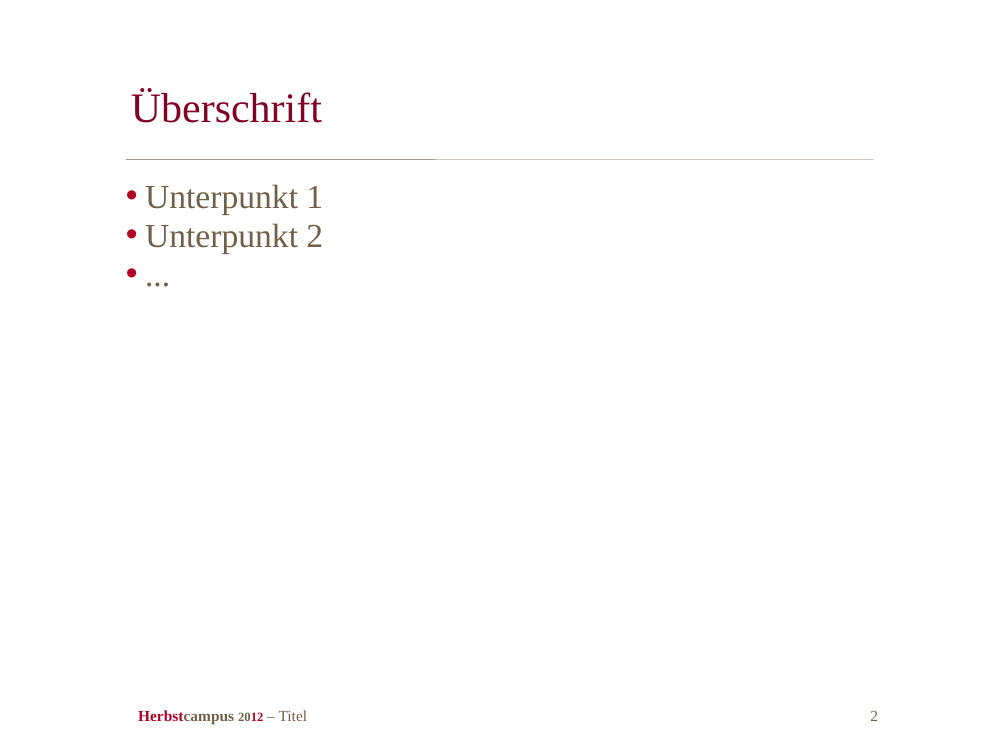
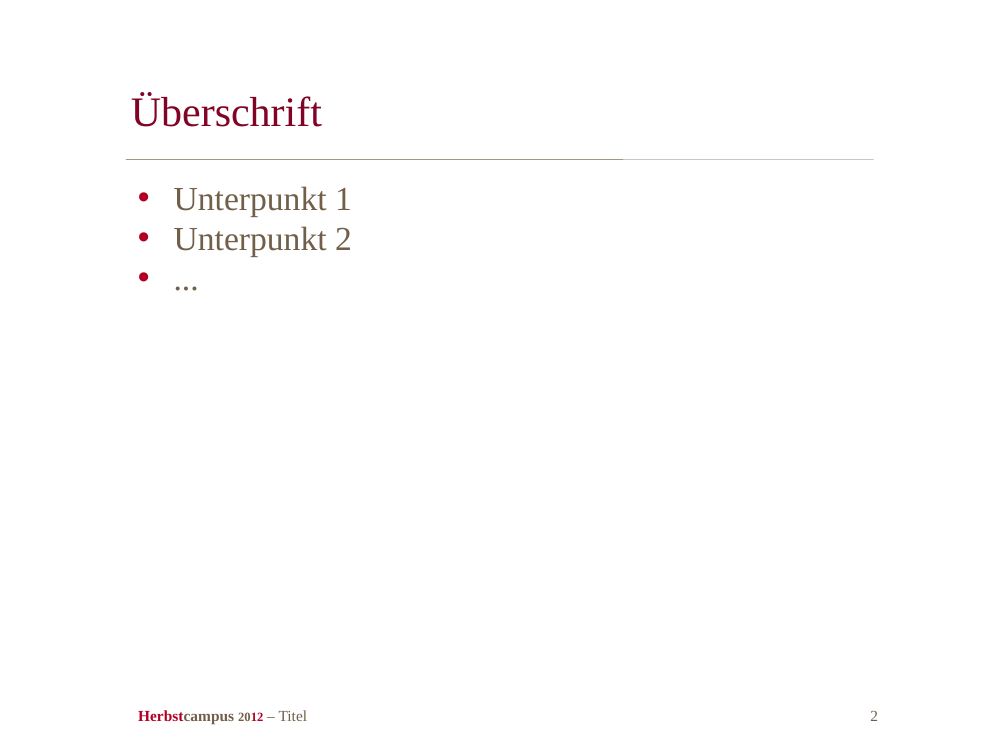
Before and after one commit to schauder/mentoring, a slide deck: slide 2 of hc_folien.odp. Drawn at 1008x756 pixels with LibreOffice and Linux fonts; fonts in the diff are those of the drawing; background and template pictures are left out. Boxes give left, top, right and bottom in pixels: in the first picture for what was removed or moved away, otherwise in the second. Text is boxed around its words. In the diff, an @@ line names an element or a change of style, - is before the commit and + after.

```diff
--- a/hc_folien.odp
+++ b/hc_folien.odp
@@ title "Überschrift" at <box>131,93,322,127</box>: line spacing 31.5pt to 1 @@
@@ text "Unterpunkt 1" at <box>174,186,352,256</box>: indent changed; line spacing 27.8pt to 1 @@
@@ line removed from (126, 159) to (874, 160) @@
@@ freeform shape added at <box>126,159,874,159</box>, outline #715F49 0.26 pt @@
```
Also in this commit, not shown: 3 other slides changed, 1 other file.
